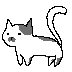
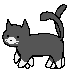
Comparing the layer stacks of the two 72x72 images. Changes:
removed layer "圖層 1" over [2, 6, 67, 67]
added layer "Cat1" (1st of 3) above "Cat1" over [2, 11, 64, 69]
added layer "Cat1" (2nd of 3) above "Cat1" over [2, 4, 67, 69]
added layer "Cat1" (3rd of 3) over [2, 11, 64, 69]
